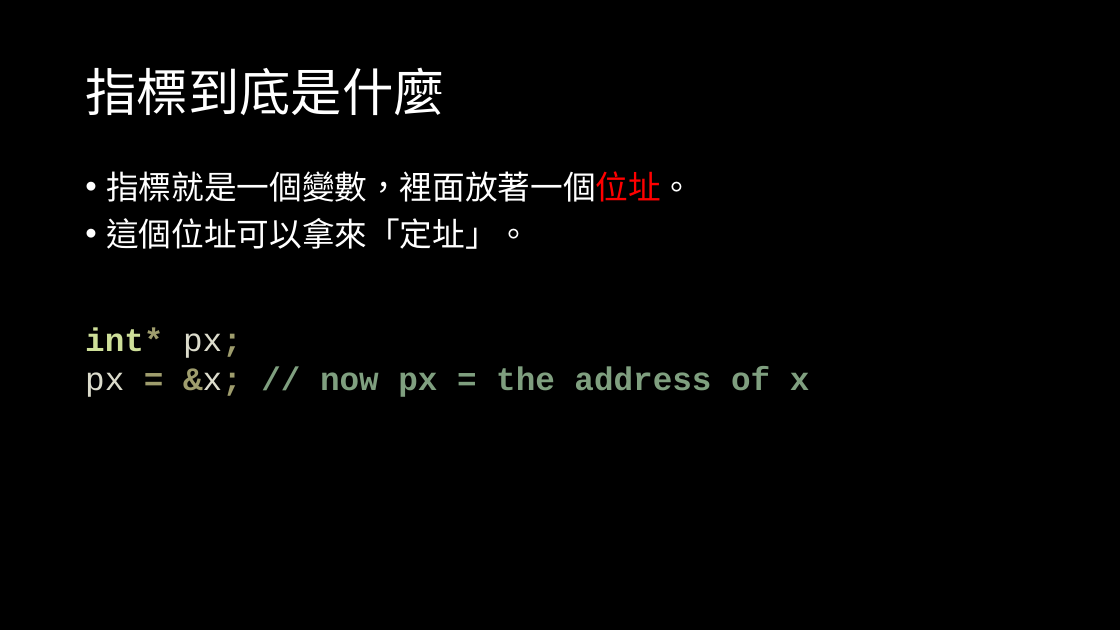
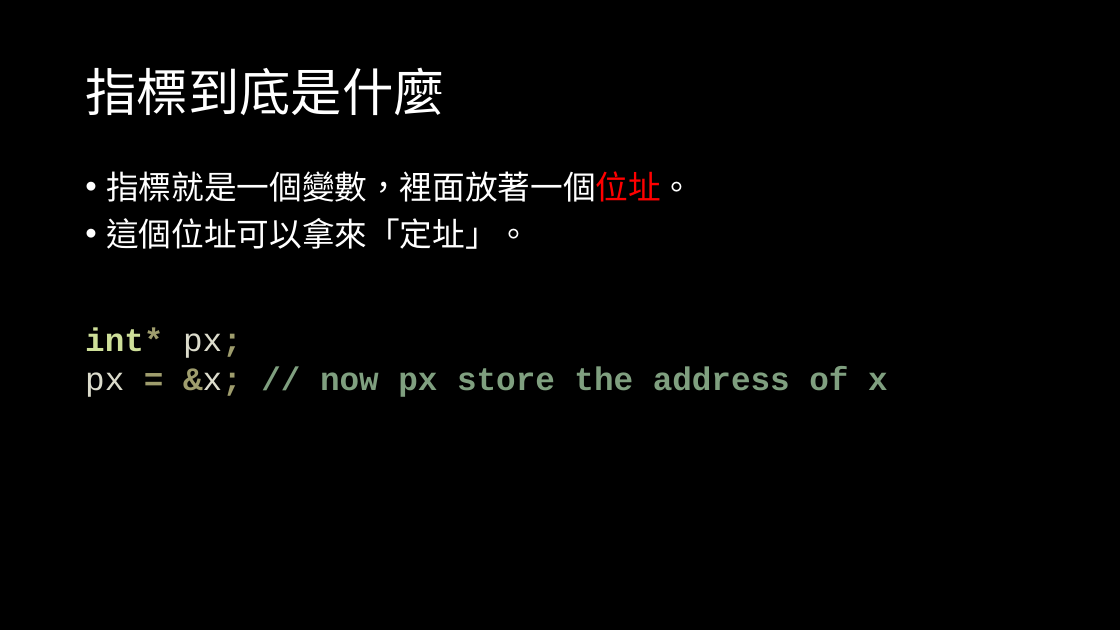
Before and after one commit to OEmiliatanO/those_c_prog_didnt_teach, a slide deck: slide 5 of Ch2/Ch2-pointer & array.pptx. Drawn at 1120x630 pixels with LibreOffice and Linux fonts; fonts in the diff are those of the drawing. Boxes give left, top, right and bottom in pixels: in the first picture for what was removed or moved away, otherwise in the second. Text is boxed around its words. In the diff, an @@ line names an element or a change of style, - is before the commit and + after.

```diff
--- a/Ch2/Ch2-pointer & array.pptx
+++ b/Ch2/Ch2-pointer & array.pptx
@@ text at box(85, 367, 888, 397): text changed @@
-px = &x; // now px = the address of x
+px = &x; // now px store the address of x
```
Also in this commit, not shown: 36 other slides changed, 12 slides added, 3 other files.
